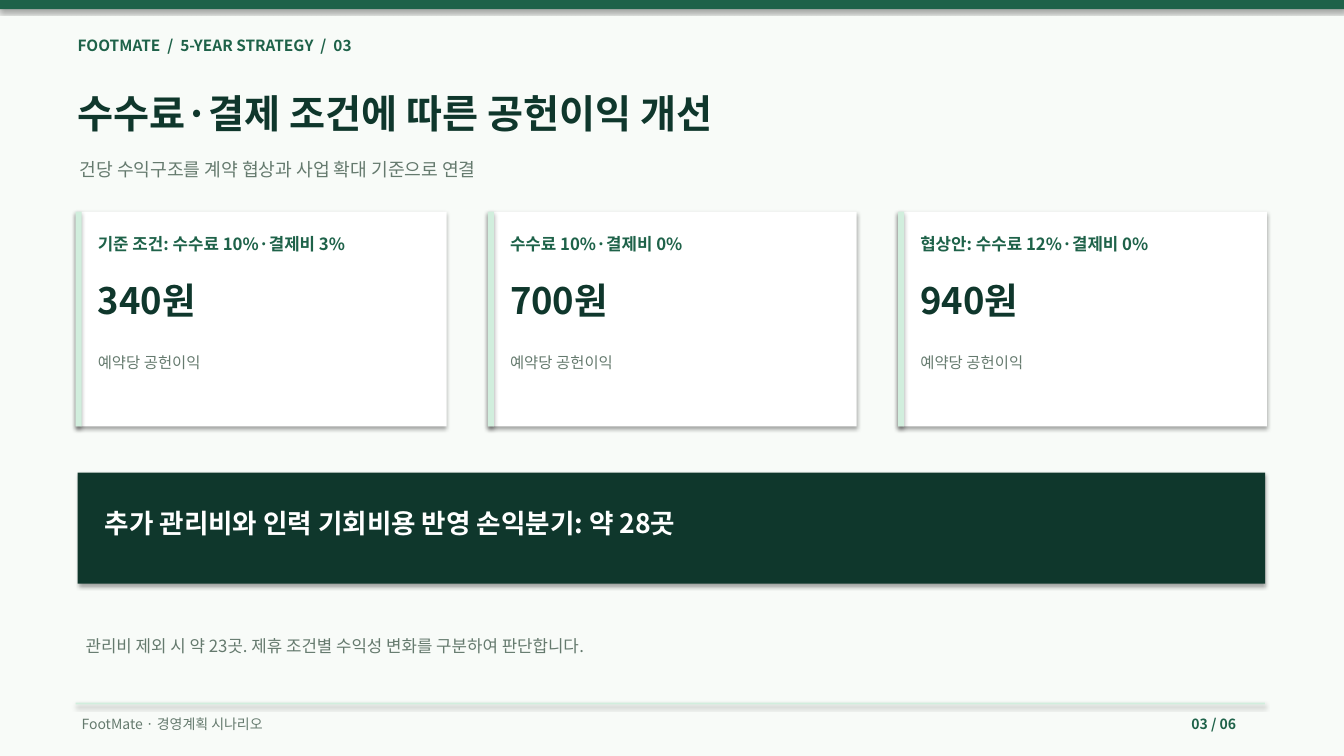
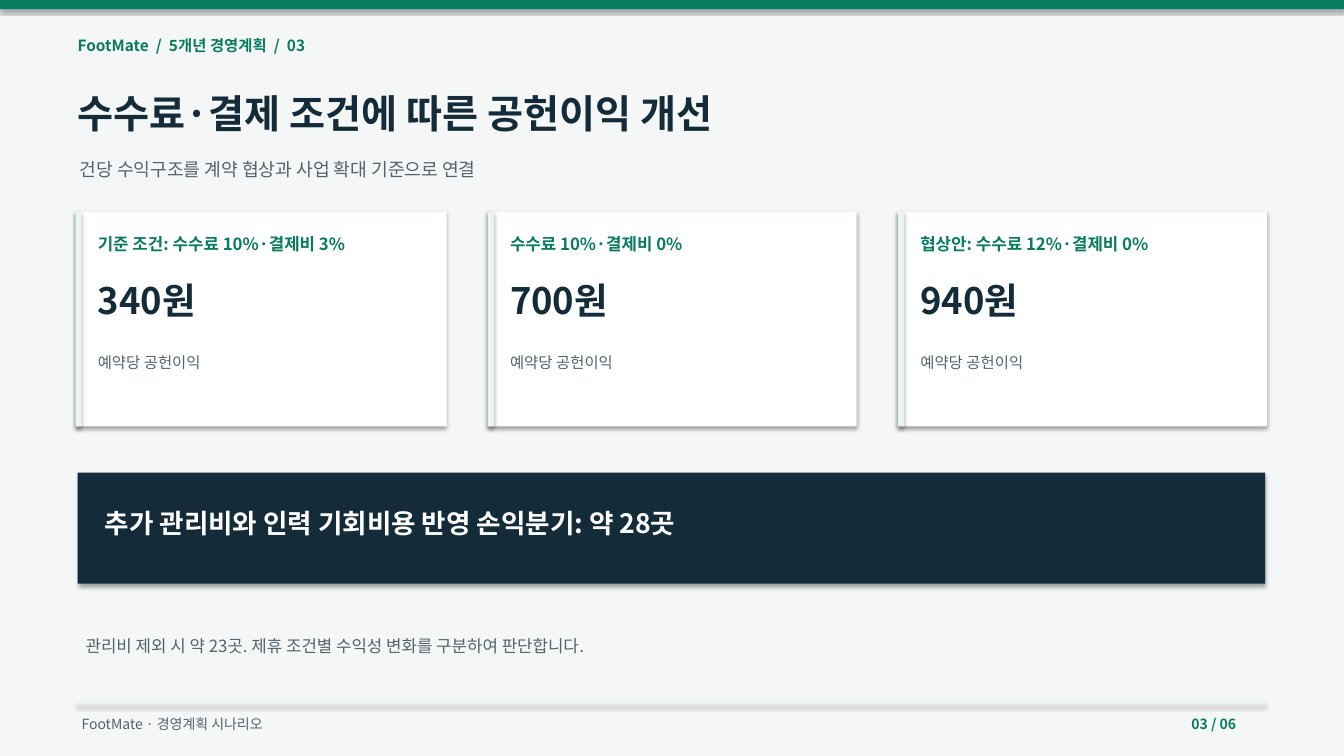
Before and after one commit to dohyunkimmm/footmate, a slide deck: slide 3 of src/case-study/downloads/footmate_5year_strategy.pptx. Drawn at 1344x756 pixels with LibreOffice and Linux fonts; fonts in the diff are those of the drawing. Boxes give left, top, right and bottom in pixels: in the first picture for what was removed or moved away, otherwise in the second. Text is boxed around its words. In the diff, an @@ line names an element or a change of style, - is before the commit and + after.

```diff
--- a/src/case-study/downloads/footmate_5year_strategy.pptx
+++ b/src/case-study/downloads/footmate_5year_strategy.pptx
@@ rectangle at [0,0,1344,756]: fill #F8FBF8 to #F5F7F6 @@
@@ rectangle at [0,0,1344,9]: fill #1E6249 to #087B60 @@
@@ text at [78,38,305,53]: text changed; text colour #1E6249 to #087B60 @@
-FOOTMATE / 5-YEAR STRATEGY / 03
+FootMate / 5개년 경영계획 / 03
@@ fill #D1EEDD to #EAF5F1 in 4 elements at [76,703,1265,705], [76,212,82,426], [488,212,494,426], [898,212,904,426] @@
@@ text colour #1E6249 to #087B60 in 4 elements at [1191,718,1236,729], [98,236,345,252], [510,236,682,252], [920,235,1148,252] @@
@@ text colour #657A6E to #52636D in 6 elements at [80,161,475,178], [82,717,262,730], [98,355,201,369], [510,355,613,369], [920,355,1023,369], [86,638,584,654] @@
```
Also in this commit, not shown: 5 other slides changed, 8 other files.
